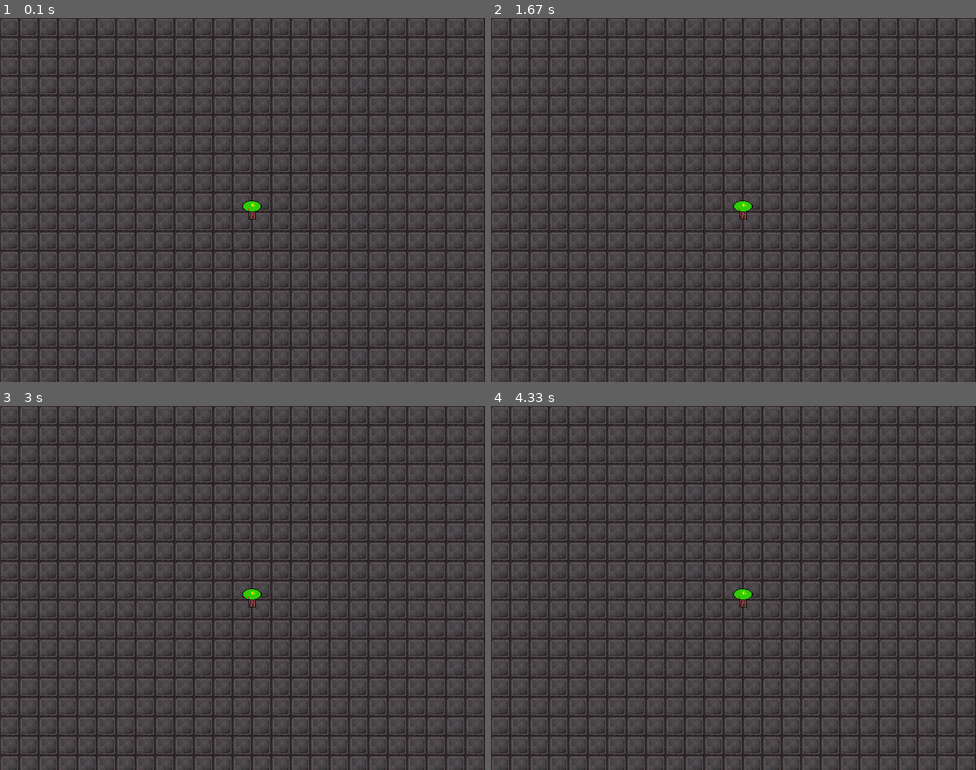
Above: before the commit, frames 1-4 (two rows, left to right).
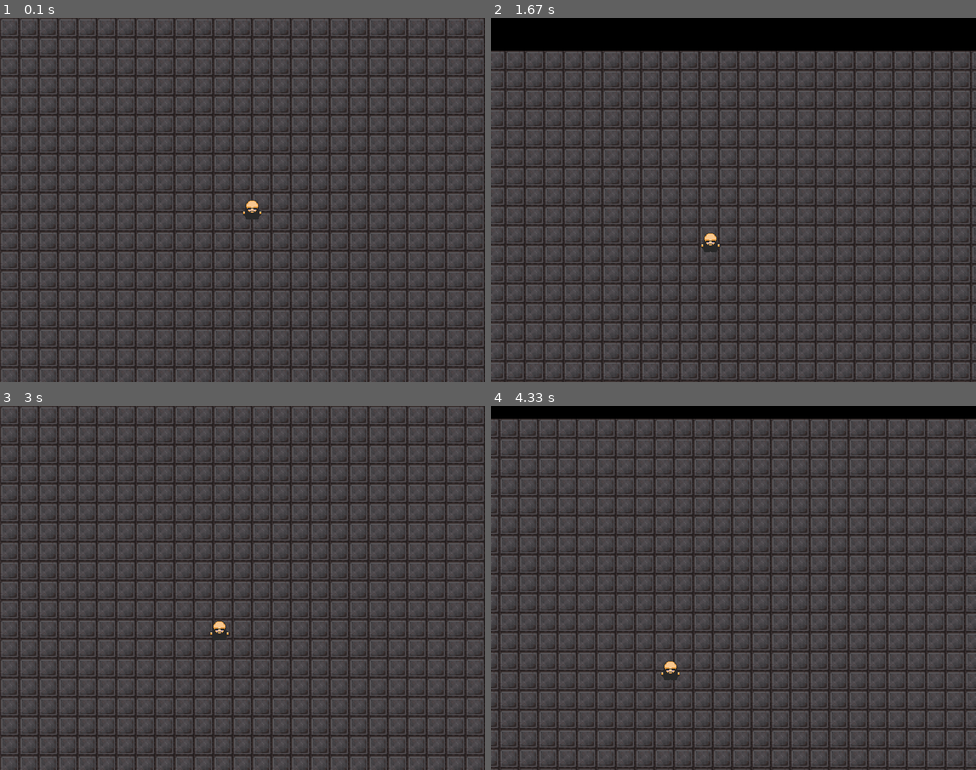
Above: after the commit, the same moments.

Repository: MarcoPertegal/robot8bit-pygame
Game: pygame game, started from pygame-8bit/main.py
The game is run twice, just before and just after one commit, with the same random seed, the same clock (stepped at 60 frames per second) and the same inputs.
Inputs:
- Up to frame 1 (0.1 s): no input
- Up to frame 2 (1.67 s): hold Right 0.33-0.8 s; hold Up 0.83-1.13 s; hold Right 1.17-1.63 s
- Up to frame 3 (3 s): hold Left 1.67-2.2 s; hold Down 2.23-2.53 s; hold Left 2.57-2.97 s
- Up to frame 4 (4.33 s): hold Up 3-3.37 s; hold Right 3.4-4.03 s; hold Down from 4.07 s (still down)

The runs differ from the first frame. In frame 1, 0.2% of the frame differs, in the area x 50-54%, y 50-56%; in frame 2, 46%, in the area x 0-100%, y 0-100%; in frame 3, 0.2%; in frame 4, 41%.

Commit message:
animation methods and bug when moving up

Diff:
--- a/pygame-8bit/animation.py
+++ b/pygame-8bit/animation.py
@@ -0,0 +1,63 @@
+import math, pygame, sprites
+
+def Player_animation(self):
+    self.down_animation = [
+        #Lo que va entre parentesiss son las cordenadas para seleccinar cada posicion de personaje en la imagen
+        #self.game.character_spritesheet.get_sprite(210, 0, self.width, self.height), si quiero pintar otro
+        #sprite tengo que ir cambiando los numeros de los pixeles teniendo una imagen de 200 por 200
+        self.game.character_spritesheet.get_sprite(0, 0, self.width, self.height),
+        self.game.character_spritesheet.get_sprite(32, 0, self.width, self.height),
+        self.game.character_spritesheet.get_sprite(64, 0, self.width, self.height)
+    ]
+    self.up_animation = [
+        self.game.character_spritesheet.get_sprite(0, 32, self.width, self.height),
+        self.game.character_spritesheet.get_sprite(32, 32, self.width, self.height),
+        self.game.character_spritesheet.get_sprite(64, 32, self.width, self.height)
+    ]
+    self.down_animation = [
+        self.game.character_spritesheet.get_sprite(0, 96, self.width, self.height),
+        self.game.character_spritesheet.get_sprite(32, 96, self.width, self.height),
+        self.game.character_spritesheet.get_sprite(64, 96, self.width, self.height)
+    ]
+    self.down_animation = [
+        self.game.character_spritesheet.get_sprite(0, 64, self.width, self.height),
+        self.game.character_spritesheet.get_sprite(32, 64, self.width, self.height),
+        self.game.character_spritesheet.get_sprite(64, 64, self.width, self.height)
+    ]
+
+def Player_animation_animate(self):
+    if self.facing == 'down':
+        if self.y_change == 0:
+            self.image = self.game.character_spritesheet.get_sprite(0, 0, self.width, self.height)
+        else:
+            self.image = self.down_animation[math.floor(self.animation_loop)]
+            self.animation_loop += 0.1
+            if self.animation_loop >= 3:
+                self.animation_loop = 1
+
+    if self.facing == 'up':
+        if self.y_change == 0:
+            self.image = self.game.character_spritesheet.get_sprite(0, 32, self.width, self.height)
+        else:
+            self.image = self.up_animation[math.floor(self.animation_loop)]
+            self.animation_loop += 0.1
+            if self.animation_loop >= 3:
+                self.animation_loop = 1
+
+    if self.facing == 'left':
+        if self.y_change == 0:
+            self.image = self.game.character_spritesheet.get_sprite(0, 96, self.width, self.height)
+        else:
+            self.image = self.left_animation[math.floor(self.animation_loop)]
+            self.animation_loop += 0.1
+            if self.animation_loop >= 3:
+                self.animation_loop = 1
+
+    if self.facing == 'right':
+        if self.y_change == 0:
+            self.image = self.game.character_spritesheet.get_sprite(0, 64, self.width, self.height)
+        else:
+            self.image = self.right_animation[math.floor(self.animation_loop)]
+            self.animation_loop += 0.1
+            if self.animation_loop >= 3:
+                self.animation_loop = 1
--- a/pygame-8bit/config.py
+++ b/pygame-8bit/config.py
@@ -4,3 +4,4 @@
 TILESIZE = 32
 FPS = 60
 PLAYER_LAYER = 5
+PLAYER_SPEED = 3
--- a/pygame-8bit/main.py
+++ b/pygame-8bit/main.py
@@ -15,7 +15,7 @@
         self.clock = pygame.time.Clock()
         self.running = True
         self.groundsheet = Spritesheet('assets/gound4.png')
-        self.character_spritesheet = Spritesheet('assets/ground.png')
+        self.character_spritesheet = Spritesheet('assets/character.png')
     def createTileMap(self, tilemap):
         build_map(self, tilemap)
 
@@ -24,9 +24,6 @@
         self.all_skins = pygame.sprite.LayeredUpdates()
         self.createTileMap(tilemap)
 
-        """
-        self.rocks = pygame.sprite.LayeredUpdates()
-        self.player = Player(self, 1, 2)"""
 
     def events(self):
         for event in pygame.event.get():
--- a/pygame-8bit/player.py
+++ b/pygame-8bit/player.py
@@ -23,3 +23,36 @@
         self.image = self.game.character_spritesheet.get_sprite(0, 0, self.width, self.height)
         self.rect = self.image.get_rect()
         self.rect.x, self.rect.y = self.x, self.y
+
+    def movement(self):
+        keys = pygame.key.get_pressed()
+        #Para que el jugador se mantenga en el centro y el mapa se mueva
+        if keys[pygame.K_LEFT]:
+            for sprite in self.game.all_skins:
+                sprite.rect.x += PLAYER_SPEED
+            self.x_change -= PLAYER_SPEED
+            self.facing = 'left'
+        if keys[pygame.K_RIGHT]:
+            for sprite in self.game.all_skins:
+                sprite.rect.x -= PLAYER_SPEED
+            self.x_change += PLAYER_SPEED
+            self.facing = 'right'
+        if keys[pygame.K_UP]:
+            for sprite in self.game.all_skins:
+                sprite.rect.y += PLAYER_SPEED
+            self.x_change -= PLAYER_SPEED
+            self.facing = 'up'
+        if keys[pygame.K_DOWN]:
+            for sprite in self.game.all_skins:
+                sprite.rect.y -= PLAYER_SPEED
+            self.y_change += PLAYER_SPEED
+            self.facing = 'down'
+
+    def update(self):
+        self.movement()
+
+        self.rect.x += self.x_change
+        self.rect.y += self.y_change
+
+        self.x_change = 0
+        self.y_change = 0
--- a/pygame-8bit/sprites.py
+++ b/pygame-8bit/sprites.py
@@ -10,7 +10,7 @@
     def get_sprite(self, x, y, width, height):
         sprite = pygame.Surface([width, height])
         sprite.blit(self.sheet, (0, 0), (x, y, width, height))
-        sprite.set_colorkey('white')
+        sprite.set_colorkey('black')
         return sprite
 
 
Binary file changed: pygame-8bit/assets/character.png
Binary file changed: pygame-8bit/assets/character1.png
Binary file added: pygame-8bit/assets/character2.png
Binary file added: pygame-8bit/assets/character3.png
